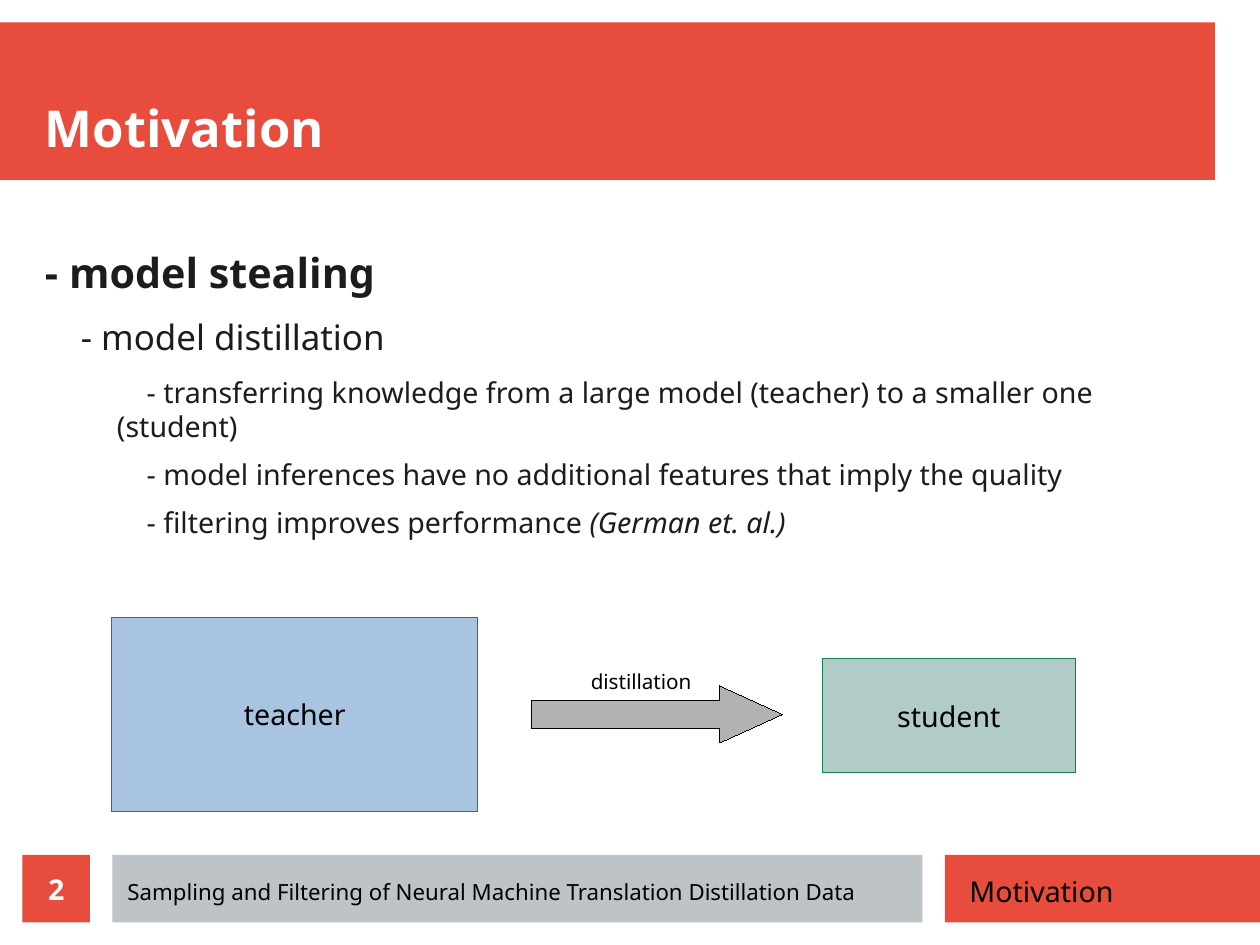
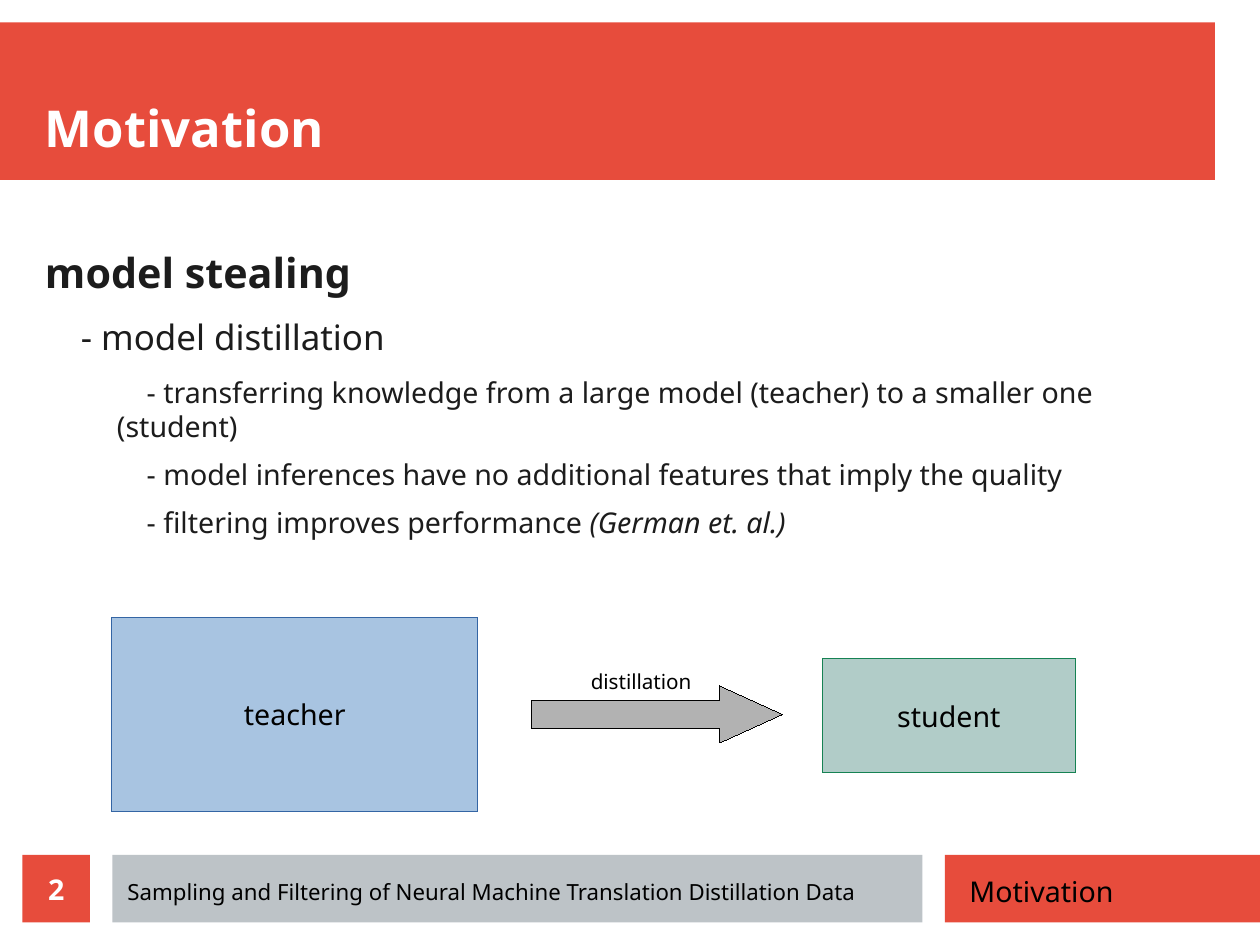
Before and after one commit to zouharvi/reference-mt-distill, a slide deck: slide 2 of meta/final_presentation.odp. Drawn at 1260x945 pixels with LibreOffice and Linux fonts; fonts in the diff are those of the drawing. Boxes give left, top, right and bottom in pixels: in the first picture for what was removed or moved away, otherwise in the second. Text is boxed around its words. In the diff, an @@ line names an element or a change of style, - is before the commit and + after.

```diff
--- a/meta/final_presentation.odp
+++ b/meta/final_presentation.odp
@@ text at (x1=45, y1=256, x2=351, y2=298): text changed @@
-- model stealing
+model stealing
```
Also in this commit, not shown: 8 other slides changed, 5 slides added.
